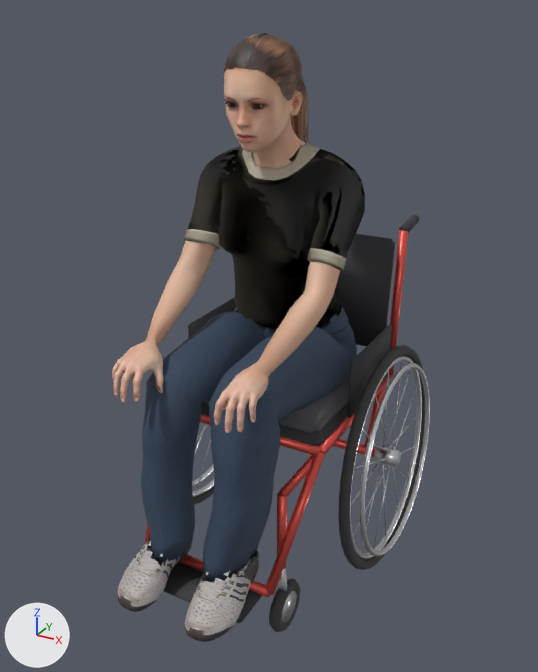
The glTF model assets/props/people-maya-wheel-type.glb, before and after one commit.
One viewpoint serves both versions: a 50 mm lens placed at (0.81, -1.4, 0.391), pointed at (0.01, 0.054, -0.336). Lighting does not change. The marker at lower left points along +X, +Y and +Z. The picture after the commit comes second.

The older version as bpy lines, for what is in view:
```python
ob_people_maya_wheel_type = bpy.data.objects.new('people-maya-wheel-type', me_base_001)
ob_people_maya_wheel_type.location = (0.0, 0.0, 0.0)
```
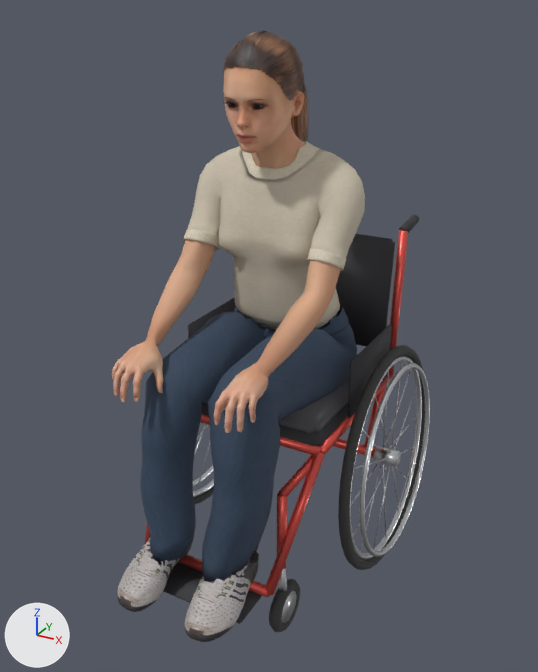
Pixel boxes (x1, y1, x2, y2) of what changed, in the pictures (538 x 672 px):
```json
{"object": "people-maya-wheel-type", "change": "surface changed", "before": [112, 33, 424, 602], "after": [112, 33, 424, 602]}
```

Edits to the scene script, one JSON object a line:
```json
{"op": "remove", "block": "mat_human_toigo_basic_tucked_t_shirt", "code": "n3 = _N.new('ShaderNodeNormalMap'); n3.name = 'Normal Map'"}
{"op": "remove", "block": "mat_human_toigo_basic_tucked_t_shirt", "code": "n3.uv_map = 'UVMap'"}
{"op": "remove", "block": "mat_human_toigo_basic_tucked_t_shirt", "code": "n4 = _N.new('ShaderNodeTexImage'); n4.name = 'Image Texture.001'"}
{"op": "remove", "block": "mat_human_toigo_basic_tucked_t_shirt", "code": "n4.image = img_t_shirt_basic_bump"}
{"block": "mat_human_toigo_basic_tucked_t_shirt", "where": "n0 = _N.new('ShaderNodeBsdfPrincipled'); n0.name = 'Principled BSDF'"}
{"op": "remove", "block": "mat_human_toigo_basic_tucked_t_shirt", "code": "_L.new(n3.outputs[0], n0.inputs[5])  # 'Normal' to 'Normal'"}
{"op": "remove", "block": "mat_human_toigo_basic_tucked_t_shirt", "code": "_L.new(n4.outputs[0], n3.inputs[1])  # 'Color' to 'Color'"}
```
